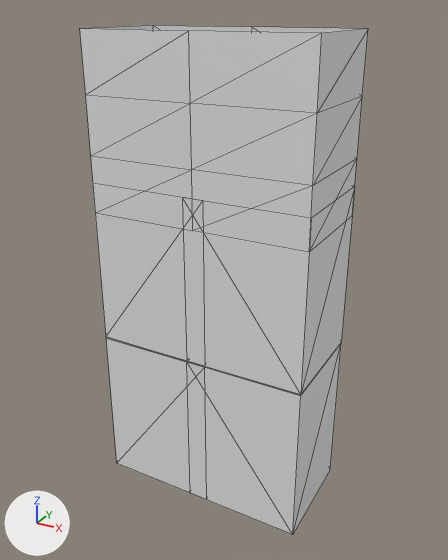
Before and after pictures for a commit that changed the COLLADA model src/main/resources/assets/darksouls/models/entity/armor_leggins.dae.
Before and after are seen from a 50 mm camera at (0.685, -1.24, 1.166) aimed at (0.002, 0.002, 0.545). The lights are fixed; the arrows at lower left show +X, +Y and +Z. Mesh edges are drawn as thin lines.
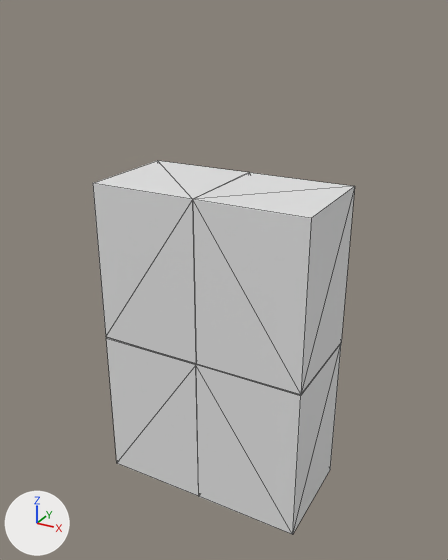
The newer file is also turned or shifted as a whole; pictures and numbers use the older file's frame.

Where the change shows, as pixel boxes (x1, y1, x2, y2) in the pictures (448 x 560 px; the box of a moved part takes in the faces that stretch with it):
'Cube', reshaped (9% narrower, 27% shorter): before (80, 25, 368, 534); after (93, 161, 355, 534)
part 1 of me_cube, deleted: before (80, 25, 368, 229)
part 2 of me_cube, moved or reshaped: before (93, 186, 355, 534); after (93, 173, 355, 534)

The change, as a list of edits to the scene's bpy script:
```text
Change me_cube:
    used by ob_cube; location = (0.0, 0.0, 0.0)
    remove me_cube.from_pydata(...)  # 64 vertices, 104 faces; spans x -0.275..0.273, y -0.136..0.136, z -0.037..1.125
    add me_cube.from_pydata(...)  # 40 vertices, 68 faces; spans x -0.275..0.273, y -0.136..0.136, z -0.037..0.788
    me_cube part 1: the loose piece of 24 vertices spanning x -0.273..0.273, y -0.136..0.136, z 0.716..1.125 is deleted
    me_cube part 2
    10 vertices in x 0.025, y -0.135..0.135, z -0.037..0.788 move by (-0.025, 0.0, 0.0)
    10 vertices in x -0.026, y -0.136..0.136, z -0.037..0.787 move by (0.026, 0.0, 0.0)
```
